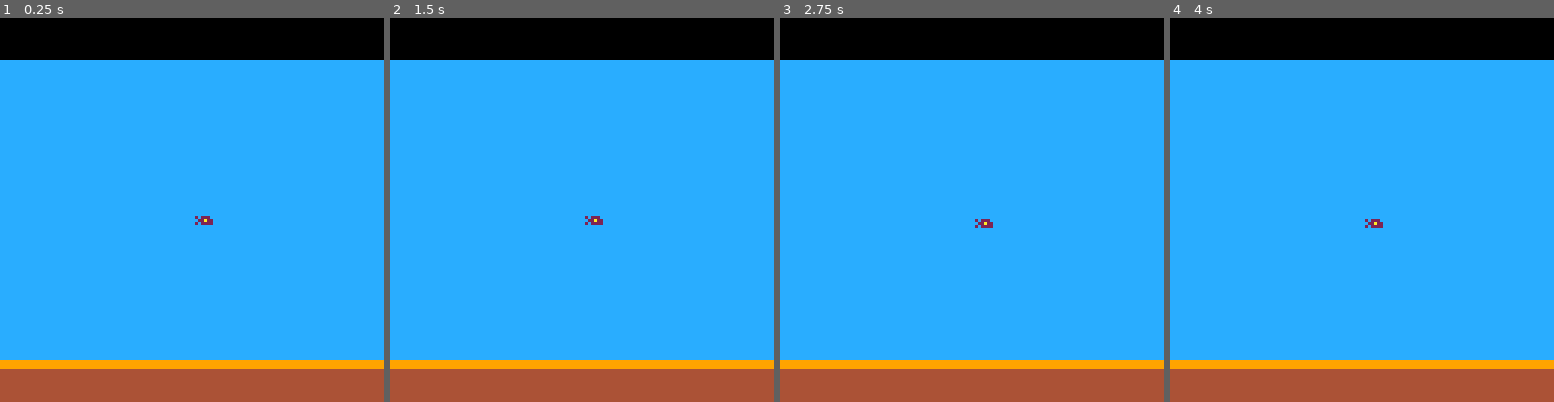
Above: before the commit, frames 1-4 (left to right).
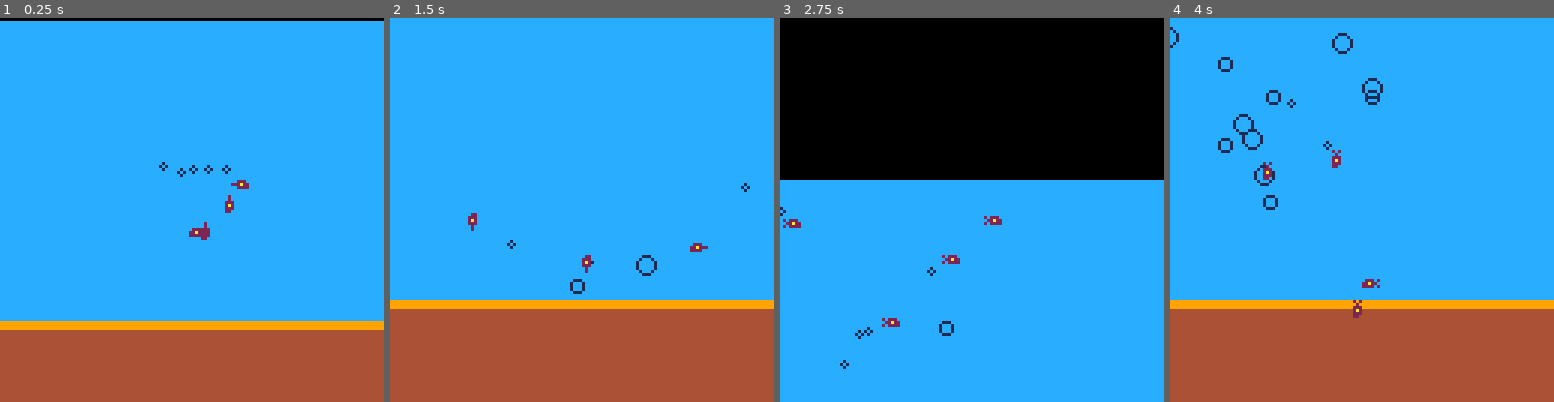
Above: after the commit, the same moments.

Repository: caranha/pico_playground
Game: PICO-8 cartridge sketches/fish.p8
Same seed, same stepped clock (60 frames per second), same inputs: the game is played once before the commit and once after it.
Inputs:
- Up to frame 1 (0.25 s): no input
- Up to frame 2 (1.5 s): no input
- Up to frame 3 (2.75 s): no input
- Up to frame 4 (4 s): no input

The runs differ from the first frame. In frame 1, 23% of the frame differs, in the area x 0-100%, y 0-92%; in frame 2, 29%; in frame 3, 43%, in the area x 0-100%, y 10-100%; in frame 4, 30%.

Commit message:
Added extra fish, made the fish flock a bit

Diff:
--- a/sketches/fish.p8
+++ b/sketches/fish.p8
@@ -2,15 +2,24 @@
 version 8
 __lua__
 t = 0
-f = {x = 0, y = 0,
-					spd = 3, d = 0,
-					ow = 0}
-
 c = {x = 0, y = 0}
 
 fish = {}
 bbl = {}
 splsh = {}
+
+add(fish, {x = 0, y = 0,
+											spd = 3, d = 0,
+											ow = 0, id = 0})
+add(fish, {x = 0, y = 0,
+											spd = 3, d = 0,
+											ow = 0, id = 1})
+add(fish, {x = 0, y = 0,
+											spd = 3, d = 0,
+											ow = 0, id = 2})
+add(fish, {x = 0, y = 0,
+											spd = 3, d = 0,
+											ow = 0, id = 3})
 
 function update_splsh(s)
 	s.y += sin(s.a / 15) * abs(s.spd*1.5)
@@ -47,26 +56,33 @@
 			add(splsh,{x = f.x,y = -50,
 														a = 0, spd = -1.5,
 														s = 1})
+			sfx(0)
 		end
 		f.ow = 0
 	end
 
 	f.y += 0.1 * (f.ow)
 	if (f.y > 49) f.y = 49
+
+	if f.id > 0 and abs(f.x - fish[1].x) + abs(f.y - fish[1].y) > 70
+	then
+				fzd = atan2(fish[1].x - f.x, fish[1].y - f.y)
+				if abs(f.d-fzd) > 0.5
+				then
+				 f.d += 0.1*sgn(f.d-fzd)
+				else
+					f.d -= 0.1*sgn(f.d-fzd)
+				end
+	end
 end
 
 function _update()
 	t += 0.2
 	if (t > 10000) t = 0
 
-
-	c.x = (c.x + f.x)/2
-	c.y = (c.y + f.y)/2
-
-	c.y = max(c.y, -40)
-	c.y = min(c.y, 20)
-
-
+	for f in all(fish) do
+		update_fish(f)
+	end
 	for b in all(bbl) do
 		update_bbl(b)
 		if (b.s > 4 or b.y < -50) del(bbl,b)
@@ -75,6 +91,11 @@
 		update_splsh(s)
 		if (s.a > 15) del(splsh,s)
 	end
+
+	c.x = (c.x + fish[1].x)/2
+	c.y = (c.y + fish[1].y)/2
+	c.y = max(c.y, -40)
+	c.y = min(c.y, 20)
 end
 
 function _draw()
@@ -82,9 +103,9 @@
 	camera(0,0)
 	camera(c.x-64, c.y-64)
 
-	rectfill(f.x-150,-50,f.x+150,50,12)
-	rectfill(f.x-150,50,f.x+200,52,9)
-	rectfill(f.x-150,53,f.x+200,200,4)
+	rectfill(c.x-150,-50,c.x+150,50,12)
+	rectfill(c.x-150,50,c.x+200,52,9)
+	rectfill(c.x-150,53,c.x+200,200,4)
 
 	for b in all(bbl) do
 		circ(b.x,b.y,b.s,1)
@@ -93,20 +114,22 @@
 		circfill(s.x,s.y,s.s,12)
 	end
 
-	spr(1 + flr(t%2) +
-					2*flr((f.d*4)%4),
-					f.x,f.y)
+	for f in all(fish) do
+		spr(1 + flr(t%2) +
+						2*flr((f.d*4)%4),
+						f.x,f.y)
+	end
 end
 
 
 __gfx__
 00000000000000000000000000000000000000000000000000000000000000000000000000000000000000000000000000000000000000000000000000000000
-00000000000000000000000000002200000220000000000000000000002020000002020000000000000000000000000000000000000000000000000000000000
-00700700000000000202220000022200002220000000000000222020000200000000200000000000000000000000000000000000000000000000000000000000
-00077000020222000022a2200002a200002a200000222020022a2200002220000002220000000000000000000000000000000000000000000000000000000000
-000770000022a220020222200002220000222000022a220002222020002a20000002a20000000000000000000000000000000000000000000000000000000000
-00700700020222200000000000002000000200000222202000000000002220000002220000000000000000000000000000000000000000000000000000000000
-00000000000000000000000000020200002020000000000000000000002200000002200000000000000000000000000000000000000000000000000000000000
+00000000000000000000000000002200000022000000000000000000002020000002000000000000000000000000000000000000000000000000000000000000
+00700700000000000000000000022200000222000000000000000000000200000002000000000000000000000000000000000000000000000000000000000000
+0007700002022200000222000002a2000002a2000022202000222000002220000022200000000000000000000000000000000000000000000000000000000000
+000770000022a2200222a2200002220000022200022a2200022a2220002a2000002a200000000000000000000000000000000000000000000000000000000000
+00700700020222200002222000002000000020000222202002222000002220000022200000000000000000000000000000000000000000000000000000000000
+00000000000000000000000000020200000020000000000000000000002200000022000000000000000000000000000000000000000000000000000000000000
 00000000000000000000000000000000000000000000000000000000000000000000000000000000000000000000000000000000000000000000000000000000
 00000000000000000000000000000000000000000000000000000000000000000000000000000000000000000000000000000000000000000000000000000000
 00000000000000000000000000000000000000000000000000000000000000000000000000000000000000000000000000000000000000000000000000000000
Not shown, changed: the sound effects (__sfx__) section of sketches/fish.p8
